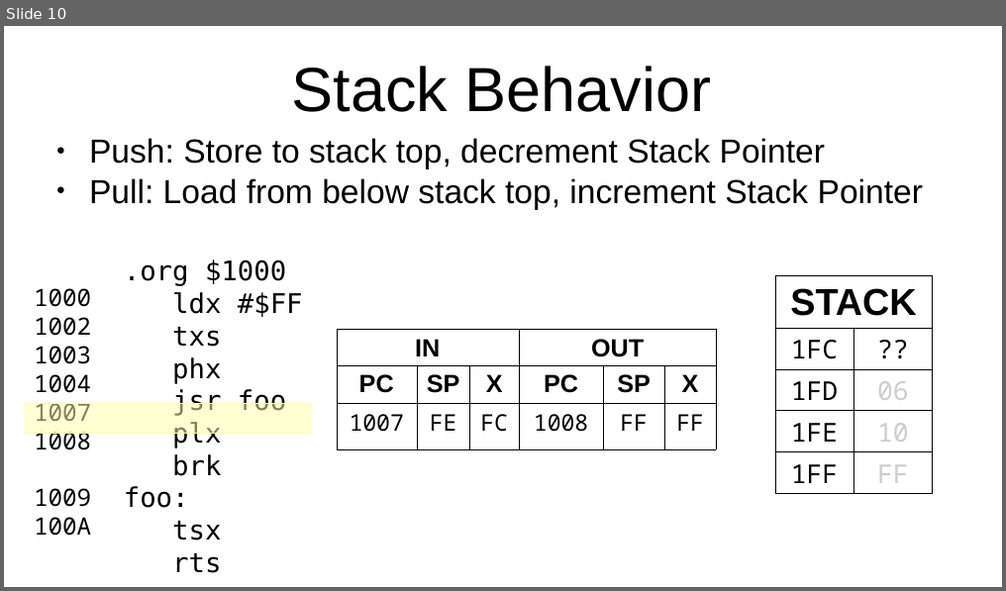
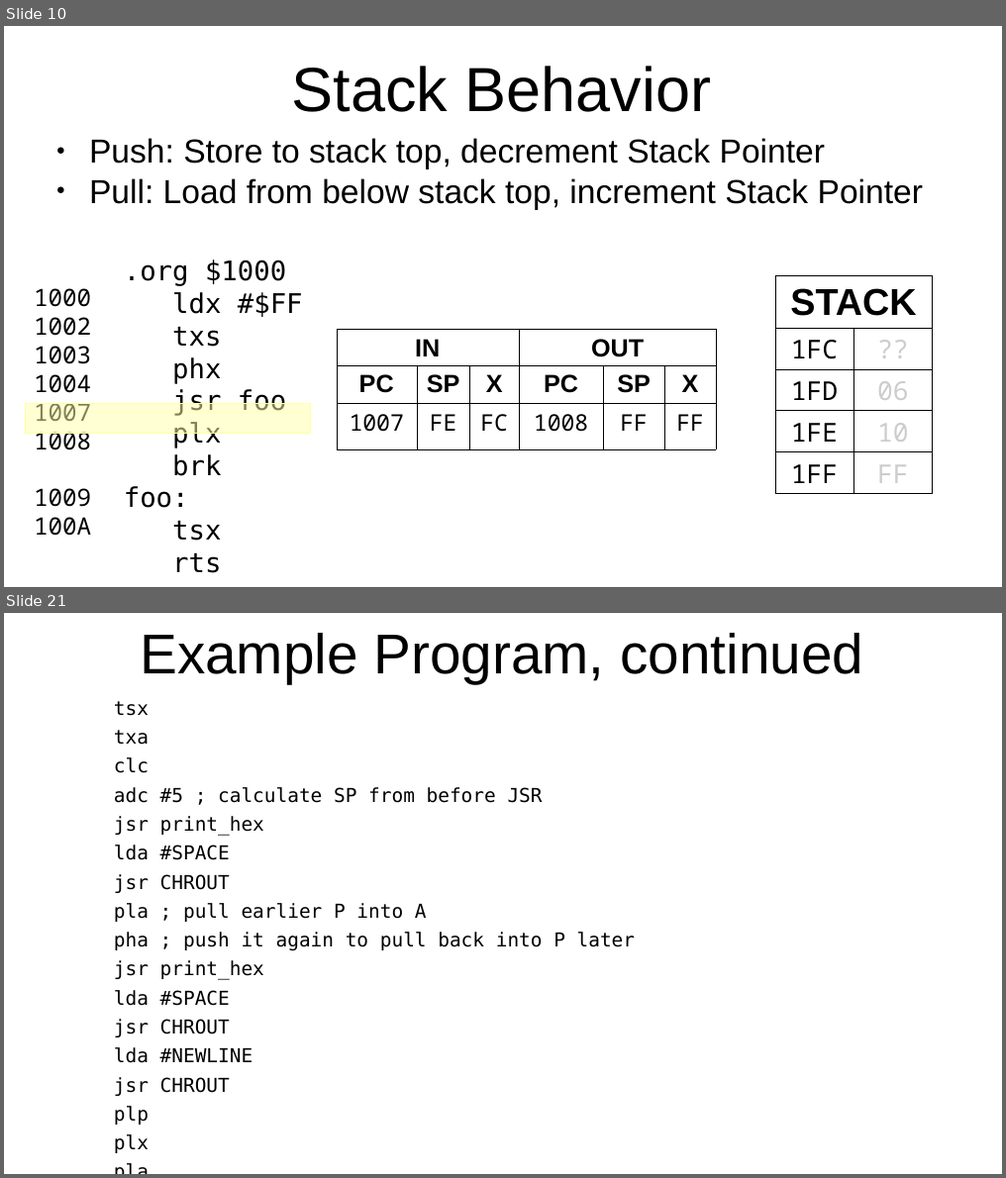
Before and after one commit to SlithyMatt/x16-assembly-tutorial, a slide deck: Lesson5/Lesson5.odp. Shown one above the other, each under a label of ours: slide 10 before the commit, slides 10 and 21 after it; the slides between them are not shown. The pictures are 1006x591 and 1006x1178 pixels, drawn with LibreOffice and Linux fonts; fonts in the diff are those of the drawing. Boxes give left, top, right and bottom in pixels: in the first picture for what was removed or moved away, otherwise in the second. Text is boxed around its words. In the diff, an @@ line names an element or a change of style, - is before the commit and + after.

```diff
--- a/Lesson5/Lesson5.odp
+++ b/Lesson5/Lesson5.odp
@@ slide 21 added at box(4, 613, 1002, 1174), background #FFFFFF @@
@@ title added at box(140, 633, 863, 684), 54 pt, text #000000 @@
+Example Program, continued
@@ text added at box(114, 701, 635, 1154), 18.5 pt, text #000000 @@
+tsx
+txa
+clc
+adc #5 ; calculate SP from before JSR
+jsr print_hex
+lda #SPACE
+jsr CHROUT
+pla ; pull earlier P into A
+pha ; push it again to pull back into P later
+jsr print_hex
+lda #SPACE
+jsr CHROUT
+lda #NEWLINE
+jsr CHROUT
+plp
+plx
+pla
+rts
@@ slide 10 changed as well @@
@@ table at box(775, 275, 933, 491) @@
@@ text colour #000000 to #CCCCCC in "??" @@
```
Also in this commit, not shown: 9 other slides changed, 10 other slides added, 15 slides removed, 3 other files.
